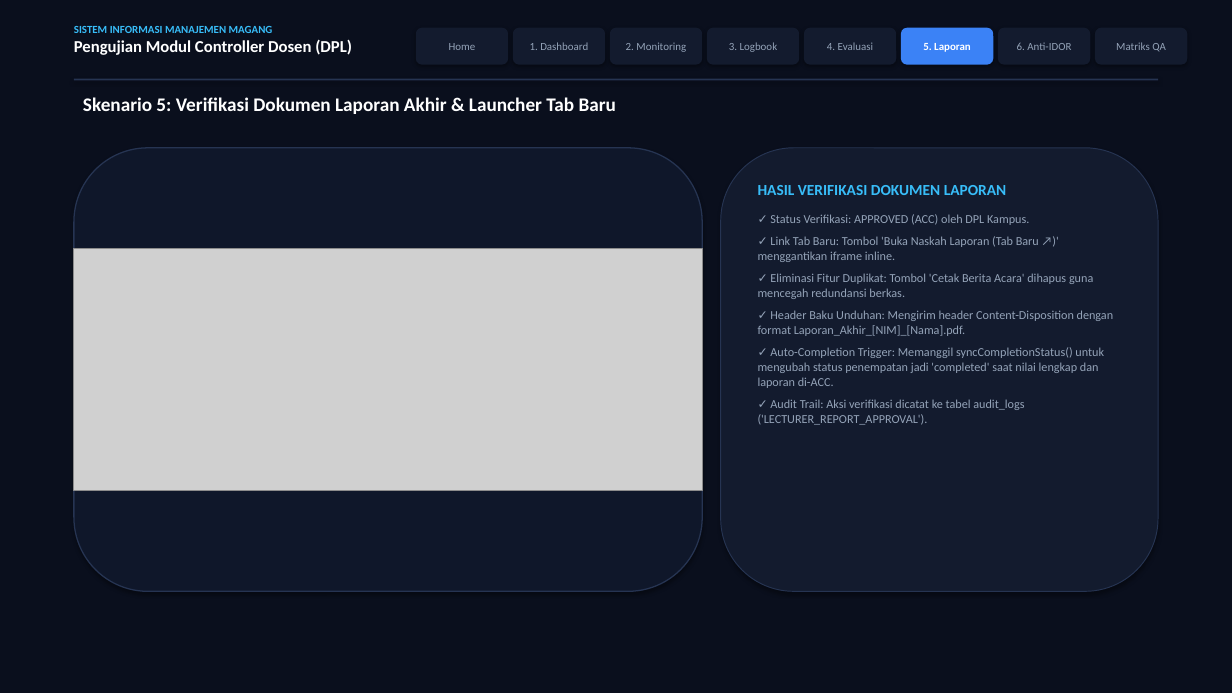
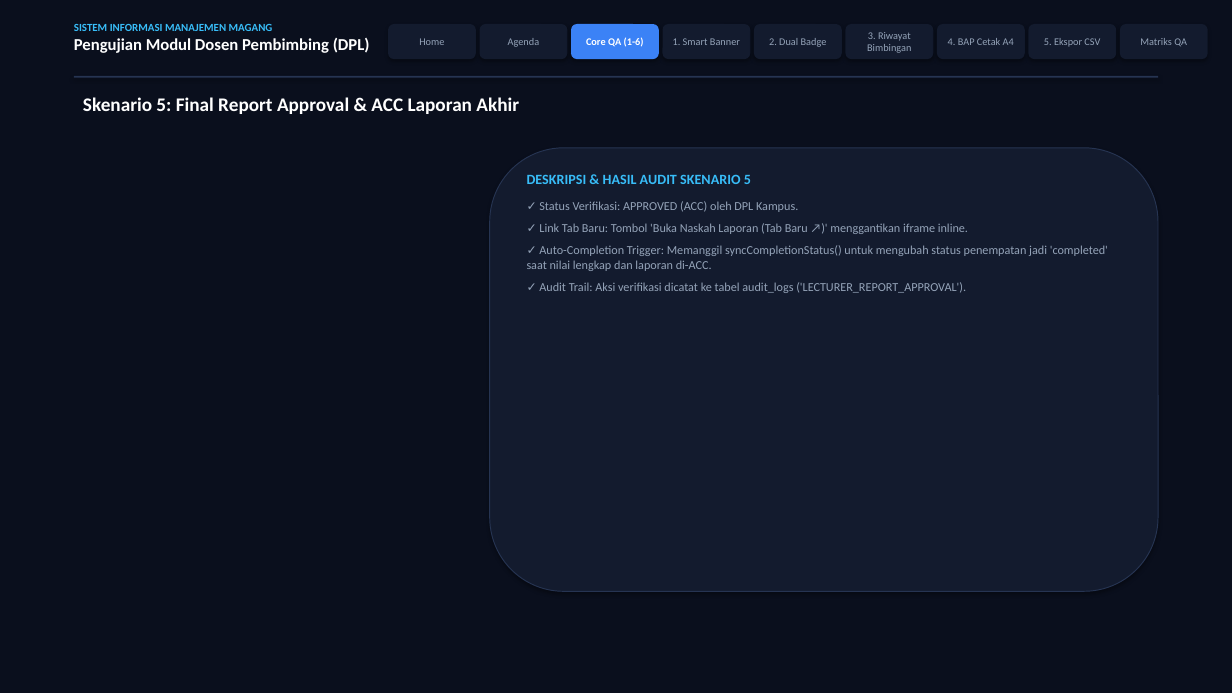
Before and after one commit to raveldanz/Magang, a slide deck: slide 7 of Pengujian_Controller_Dosen_V2.pptx. Drawn at 1232x693 pixels with LibreOffice and Linux fonts; fonts in the diff are those of the drawing; grey boxes stand for pictures. Boxes give left, top, right and bottom in pixels: in the first picture for what was removed or moved away, otherwise in the second. Text is boxed around its words. In the diff, an @@ line names an element or a change of style, - is before the commit and + after.

Commit message:
feat(dosen): simpan progres fitur pembimbing akademik dan evaluasi DPL

```diff
--- a/Pengujian_Controller_Dosen_V2.pptx
+++ b/Pengujian_Controller_Dosen_V2.pptx
@@ rounded rectangle "Home": place and size @@
-rounded rectangle "Home" at <box>416,28,508,65</box>
+rounded rectangle "Home" at <box>388,24,476,59</box>
@@ rounded rectangle "Home" at <box>388,24,476,59</box>: size 8.5 to 8 pt @@
@@ rounded rectangle "Agenda": place and size @@
-rounded rectangle "Agenda" at <box>513,28,605,65</box>
+rounded rectangle "Agenda" at <box>480,24,567,59</box>
@@ rounded rectangle "Core QA (1-6)": place and size @@
-rounded rectangle "Core QA (1-6)" at <box>610,28,702,65</box>
+rounded rectangle "Core QA (1-6)" at <box>571,24,659,59</box>
@@ rounded rectangle "Core QA (1-6)" at <box>571,24,659,59</box>: fill #131B2E to #3B82F6 @@
@@ rounded rectangle "1. Smart Banner": place and size @@
-rounded rectangle "1. Smart Banner" at <box>707,28,799,65</box>
+rounded rectangle "1. Smart Banner" at <box>663,24,750,59</box>
@@ rounded rectangle "2. Dual Badge": place and size @@
-rounded rectangle "2. Dual Badge" at <box>804,28,897,65</box>
+rounded rectangle "2. Dual Badge" at <box>754,24,842,59</box>
@@ rounded rectangle "3. Riwayat Bimbingan": place and size @@
-rounded rectangle "3. Riwayat Bimbingan" at <box>901,28,994,65</box>
+rounded rectangle "3. Riwayat Bimbingan" at <box>846,24,933,59</box>
@@ rounded rectangle "3. Riwayat Bimbingan" at <box>846,24,933,59</box>: fill #3B82F6 to #131B2E @@
@@ rounded rectangle "4. BAP Cetak A4": place and size @@
-rounded rectangle "4. BAP Cetak A4" at <box>998,28,1091,65</box>
+rounded rectangle "4. BAP Cetak A4" at <box>937,24,1025,59</box>
@@ rounded rectangle added at <box>1029,24,1116,59</box>, fill #131B2E, 8 pt, text #94A3B8 @@
+5. Ekspor CSV
@@ rounded rectangle "Matriks QA" at <box>1120,24,1208,59</box>: size 8.5 to 8 pt @@
@@ rounded rectangle "Matriks QA": place and size @@
-rounded rectangle "Matriks QA" at <box>1095,28,1188,65</box>
+rounded rectangle "Matriks QA" at <box>1120,24,1208,59</box>
@@ text at <box>74,38,370,53</box>: text changed @@
-Pengujian Modul Controller Dosen (DPL)
+Pengujian Modul Dosen Pembimbing (DPL)
@@ text in rounded rectangle at <box>508,38,540,47</box>: text changed; size 8.5 to 8 pt @@
-1. Dashboard
+Agenda
@@ text in rounded rectangle at <box>586,37,644,47</box>: text changed; size 8.5 to 8 pt; text colour #94A3B8 to #FFFFFF; bold on @@
-2. Monitoring
+Core QA (1-6)
@@ text in rounded rectangle at <box>673,38,740,45</box>: text changed; size 8.5 to 8 pt @@
-3. Logbook
+1. Smart Banner
@@ text in rounded rectangle at <box>769,38,827,47</box>: text changed; size 8.5 to 8 pt @@
-4. Evaluasi
+2. Dual Badge
@@ text in rounded rectangle at <box>867,32,911,53</box>: text changed; size 8.5 to 8 pt; text colour #FFFFFF to #94A3B8; bold off @@
-5. Laporan
+3. Riwayat Bimbingan
@@ text in rounded rectangle at <box>948,38,1014,45</box>: text changed; size 8.5 to 8 pt @@
-6. Anti-IDOR
+4. BAP Cetak A4
@@ text at <box>83,97,519,114</box>: text changed @@
-Skenario 5: Verifikasi Dokumen Laporan Akhir & Launcher Tab Baru
+Skenario 5: Final Report Approval & ACC Laporan Akhir
@@ rounded rectangle removed at <box>74,148,702,592</box> @@
@@ rounded rectangle: place and size @@
-rounded rectangle at <box>721,148,1158,592</box>
+rounded rectangle at <box>490,148,1158,592</box>
@@ text "DESKRIPSI & HASIL AUDIT SKENARIO ...": place and size @@
-text "DESKRIPSI & HASIL AUDIT SKENARIO ..." at <box>758,185,1114,425</box>
+text "DESKRIPSI & HASIL AUDIT SKENARIO ..." at <box>527,174,1108,293</box>
@@ text at <box>527,174,751,184</box>: text changed; size 12 to 11 pt @@
-HASIL VERIFIKASI DOKUMEN LAPORAN
+DESKRIPSI & HASIL AUDIT SKENARIO 5
@@ picture removed at <box>74,249,702,491</box> @@
@@ text at <box>758,273,1114,336</box>: paragraphs removed @@
-✓ Eliminasi Fitur Duplikat: Tombol 'Cetak Berita Acara' dihapus guna mencegah redundansi berkas.
-✓ Header Baku Unduhan: Mengirim header Content-Disposition dengan format Laporan_Akhir_[NIM]_[Nama].pdf.
```
Also in this commit, not shown: 2 other slides changed, 12 slides added, 7 slides removed, 23 other files.
